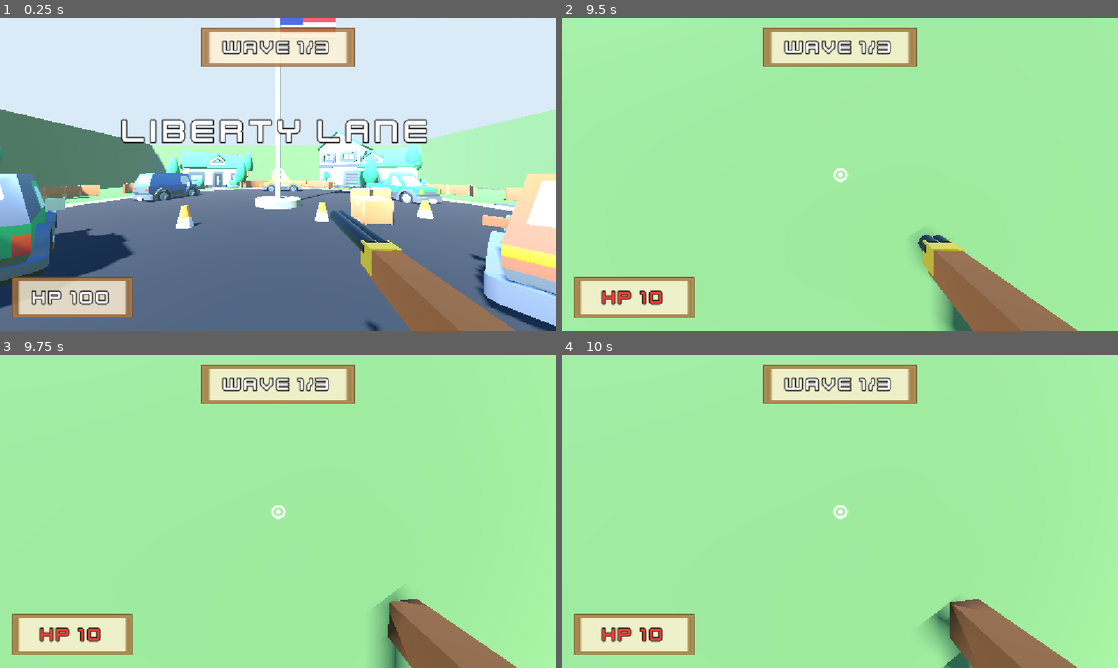
Above: before the commit, frames 1-4 (two rows, left to right).
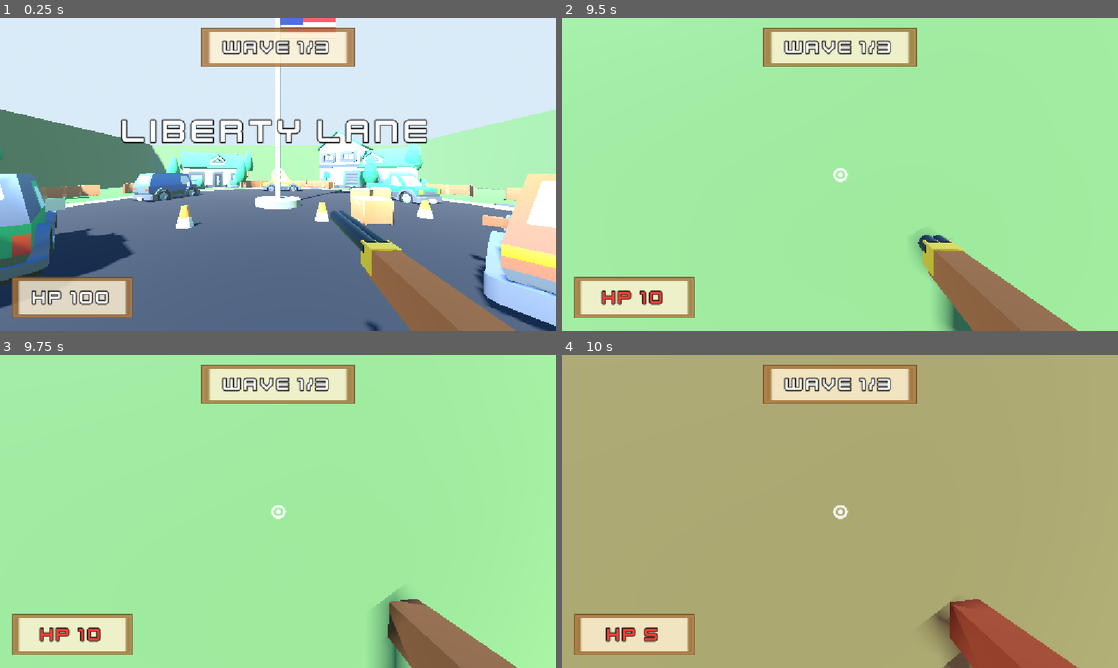
Above: after the commit, the same moments.

Repository: Forestrunner51/TheAmericanDream
Game: Godot game, scene res://scenes/main.tscn
Two runs of this game, one before a commit and one after it. Both use one fixed random seed, a clock stepped at 60 frames per second and the inputs below. Sound files missing from this copy of the repository are replaced by a short silence.
Inputs (mouse positions are in pixels of both pictures, inside the frame that each line leads up to):
- Up to frame 1 (0.25 s): no input
- Up to frame 2 (9.5 s): tap Enter at 0.5, 8.75 s; move the mouse to (867, 174) at 0.52 s; press the mouse at (867, 174) at 0.53 s; hold W (move_forward) 0.53-5.78 s; tap Space (jump) at 0.77, 1.52, 2.75, 3.02, 3.77, 4.52, 6.02, 6.77, 7.52, 9.02 s; move the mouse to (812, 174) at 1.27 s; release the mouse at (812, 174) at 1.28 s; click (812, 174) at 1.35 s; move the mouse to (851, 168) at 2.02 s; press the mouse at (851, 168) at 2.03 s; move the mouse to (834, 180) at 2.77 s; release the mouse at (834, 180) at 2.78 s; click (834, 180) at 2.85 s; move the mouse to (878, 177) at 3.52 s; press the mouse at (878, 177) at 3.53 s; move the mouse to (795, 171) at 4.27 s; release the mouse at (795, 171) at 4.28 s; click (795, 171) at 4.35 s; move the mouse to (845, 174) at 5.02 s; press the mouse at (845, 174) at 5.03 s; move the mouse to (817, 168) at 5.77 s; release the mouse at (817, 168) at 5.78 s; hold D (move_right) 5.78-6.53 s; click (817, 168) at 5.85 s; move the mouse to (867, 174) at 6.52 s; press the mouse at (867, 174) at 6.53 s; hold W (move_forward) 6.53-8.78 s; move the mouse to (812, 174) at 7.27 s; release the mouse at (812, 174) at 7.28 s; click (812, 174) at 7.35 s; move the mouse to (851, 168) at 8.02 s; press the mouse at (851, 168) at 8.03 s; move the mouse to (834, 180) at 8.77 s; release the mouse at (834, 180) at 8.78 s; hold A (move_left) from 8.78 s (still down); click (834, 180) at 8.85 s
- Up to frame 3 (9.75 s): move the mouse to (316, 514) at 9.52 s; release A (move_left) at 9.53 s; press the mouse at (316, 514) at 9.53 s; hold W (move_forward) from 9.53 s (still down)
- Up to frame 4 (10 s): keep holding W (move_forward); tap Space (jump) at 9.77 s

Frames 1-3 are identical in both runs. In frame 4, 94% of the frame differs, in the area x 0-100%, y 0-100%.

Commit message:
Stop enemies from jamming and soft-locking the wave gate
Headless runs showed waves never completing: one gnome frozen against a
parked car, two more oscillating against the house ring forever. Because
the spawner waits for every enemy to die, a single wedged enemy stalled
the game permanently.

A chase now counts as blocked only when the enemy is touching level
geometry AND is no closer than its best-ever approach, so a player
outrunning an enemy never trips it. Blocked enemies sidestep first; if
still blocked after phase_after, they phase straight through the
obstruction for phase_duration, holding their height so they cannot drop
through the ground.

Verified headlessly: all three waves clear and arena_cleared fires, with
no errors or warnings.

Co-Authored-By: Claude Opus 5 <noreply@anthropic.com>

Diff:
--- a/scripts/enemy.gd
+++ b/scripts/enemy.gd
@@ -9,10 +9,17 @@
 @export var melee_damage: int = 5
 @export var attack_range: float = 2.0
 @export var attack_cooldown: float = 1.0
-## When a chase makes no headway for this long, sidestep for `avoid_duration`.
-## Keeps enemies from pinning themselves on fences and parked cars.
-@export var stuck_threshold: float = 0.35
+## Anti-jam. A chase counts as blocked only when the enemy is touching world
+## geometry AND is no closer to the player than its best-ever approach, so a
+## player simply outrunning an enemy never trips it.
+## First response is a sidestep; if that still fails, the enemy phases - it
+## walks straight through the obstruction for `phase_duration` seconds.
+## Without this, enemies wedge on fences and parked cars, stay alive forever,
+## and the wave gate never opens.
+@export var stuck_threshold: float = 0.4
 @export var avoid_duration: float = 0.9
+@export var phase_after: float = 2.5
+@export var phase_duration: float = 1.2
 
 @export_group("Look")
 @export var body_scale: float = 0.6
@@ -34,8 +41,9 @@
 var _squash_tween: Tween
 var _stuck_time: float = 0.0
 var _avoid_timer: float = 0.0
+var _phase_timer: float = 0.0
+var _best_distance: float = INF
 var _avoid_sign: float = 1.0
-var _last_position: Vector3 = Vector3.ZERO
 
 @onready var visual: Node3D = $Visual
 @onready var collision_shape: CollisionShape3D = $CollisionShape3D
@@ -55,7 +63,6 @@
 	var found := get_tree().get_first_node_in_group("player")
 	if found is CharacterBody3D:
 		_player = found as CharacterBody3D
-	_last_position = global_position
 	_avoid_sign = 1.0 if randf() < 0.5 else -1.0
 
 
@@ -84,6 +91,15 @@
 		var flat_target := Vector3(_player.global_position.x, global_position.y, _player.global_position.z)
 		if global_position.distance_to(flat_target) > 0.05:
 			look_at(flat_target, Vector3.UP)
+
+	# Phasing: push straight through whatever is in the way, ignoring physics,
+	# but keep the current height so we never drop through the ground.
+	if _phase_timer > 0.0:
+		_phase_timer -= delta
+		var escape := to_player.normalized()
+		global_position += Vector3(escape.x, 0.0, escape.z) * move_speed * delta
+		velocity = Vector3.ZERO
+		return
 
 	if distance > attack_range:
 		var dir := to_player.normalized()
@@ -104,19 +120,40 @@
 
 
 func _update_stuck_state(delta: float, distance: float) -> void:
-	var moved := global_position - _last_position
-	moved.y = 0.0
-	_last_position = global_position
 	if distance <= attack_range:
 		_stuck_time = 0.0
-		return
-	if moved.length() < move_speed * delta * 0.3:
-		_stuck_time += delta
-		if _stuck_time > stuck_threshold and _avoid_timer <= 0.0:
-			_stuck_time = 0.0
-			_avoid_timer = avoid_duration
-	else:
+		_best_distance = distance
+		return
+
+	if distance < _best_distance - 0.25:
+		_best_distance = distance
 		_stuck_time = 0.0
+		return
+
+	if not _is_blocked_by_world():
+		_stuck_time = 0.0
+		return
+
+	_stuck_time += delta
+	if _stuck_time > stuck_threshold and _avoid_timer <= 0.0:
+		_avoid_timer = avoid_duration
+	if _stuck_time > phase_after:
+		_stuck_time = 0.0
+		_avoid_timer = 0.0
+		_phase_timer = phase_duration
+		_best_distance = distance
+
+
+## True when we are pressed against level geometry rather than the player.
+func _is_blocked_by_world() -> bool:
+	for i in get_slide_collision_count():
+		var collider := get_slide_collision(i).get_collider()
+		if collider == null:
+			continue
+		var node := collider as Node
+		if node != null and not node.is_in_group("player"):
+			return true
+	return false
 
 
 func _attack() -> void:
Not shown, changed: README.md
